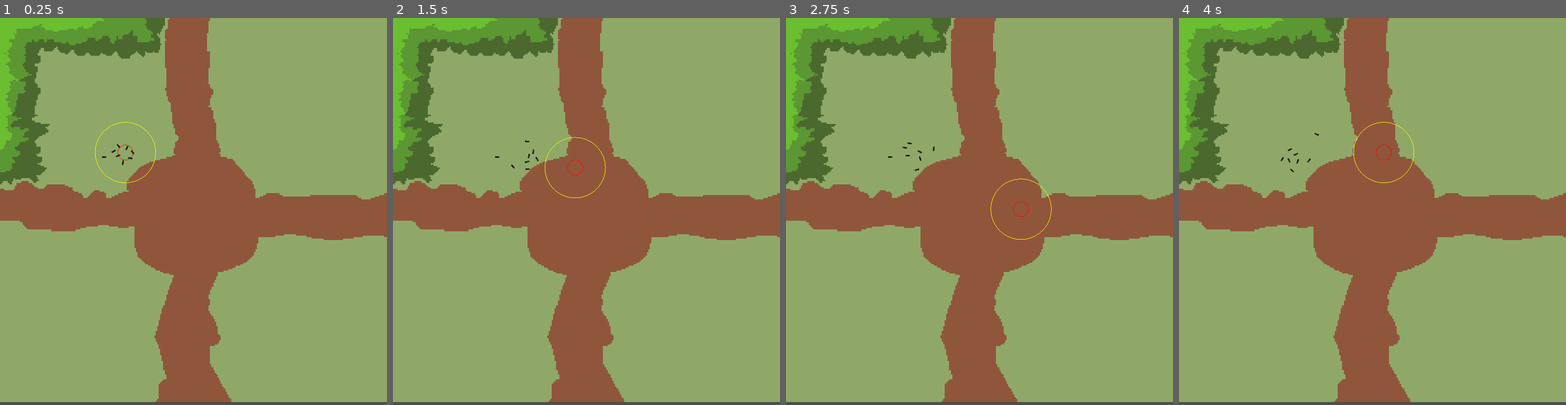
Above: before the commit, frames 1-4 (left to right).
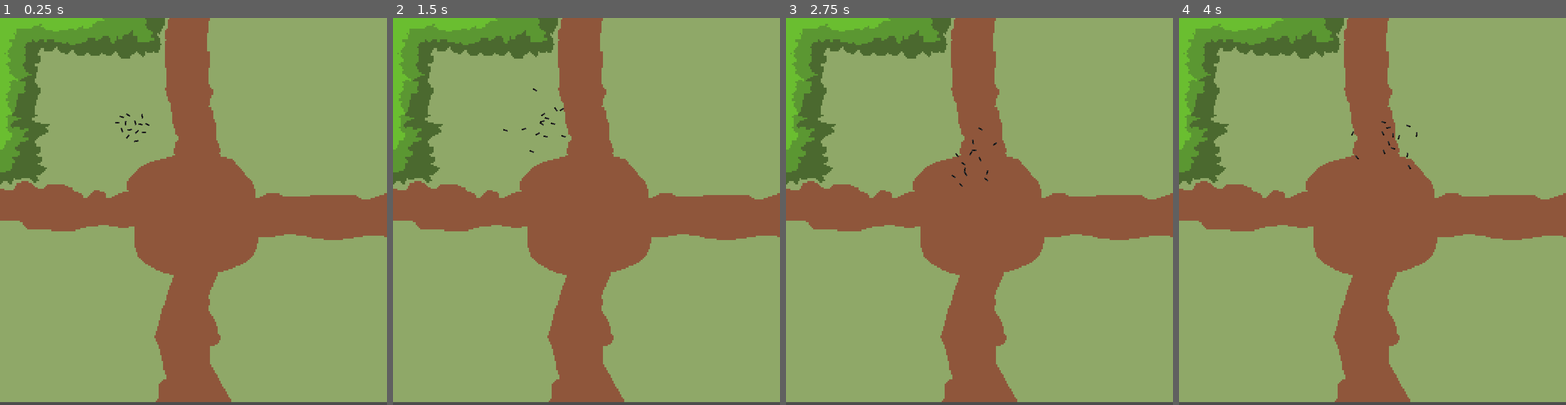
Above: after the commit, the same moments.

Repository: filvan1/LD56
Game: Godot game, scene res://scenes/main.tscn
Same seed, same stepped clock (60 frames per second), same inputs: the game is played once before the commit and once after it.
Inputs:
- Up to frame 1 (0.25 s): no input
- Up to frame 2 (1.5 s): hold D (move_right) 0.53-1.28 s; hold S (move_down) from 1.28 s (still down)
- Up to frame 3 (2.75 s): release S (move_down) at 2.03 s; hold D (move_right) from 2.03 s (still down)
- Up to frame 4 (4 s): release D (move_right) at 2.78 s; hold W (move_up) 2.78-3.53 s; hold A (move_left) from 3.53 s (still down)

The runs differ from the first frame. In frame 1, 0.2% of the frame differs, in the area x 24-41%, y 24-43%; in frame 2, 0.2%; in frame 3, 0.2%, in the area x 26-69%, y 28-58%; in frame 4, 0.2%.

Commit message:
ants in my pants

Diff:
--- a/scenes/ant.tscn
+++ b/scenes/ant.tscn
@@ -42,7 +42,6 @@
 
 [node name="Ant" type="CharacterBody2D"]
 collision_layer = 2
-collision_mask = 3
 motion_mode = 1
 script = ExtResource("1_j8bc2")
 
@@ -50,7 +49,7 @@
 rotation = 1.5708
 sprite_frames = SubResource("SpriteFrames_atsc6")
 animation = &"idle"
-frame_progress = 0.422741
+frame_progress = 0.384856
 
 [node name="CollisionShape2D" type="CollisionShape2D" parent="."]
 shape = SubResource("CircleShape2D_byf4t")
--- a/scenes/main.tscn
+++ b/scenes/main.tscn
@@ -1,6 +1,5 @@
-[gd_scene load_steps=4 format=3 uid="uid://drfdj5sutodh0"]
+[gd_scene load_steps=3 format=3 uid="uid://drfdj5sutodh0"]
 
-[ext_resource type="PackedScene" uid="uid://bwvu5v5kgsed0" path="res://scenes/ant.tscn" id="1_fkxko"]
 [ext_resource type="PackedScene" uid="uid://dkmo0stllcs2n" path="res://scenes/room.tscn" id="1_sxbc5"]
 [ext_resource type="PackedScene" uid="uid://delg17ewn0h2t" path="res://scenes/player.tscn" id="4_ul626"]
 
@@ -8,8 +7,5 @@
 
 [node name="Room" parent="." instance=ExtResource("1_sxbc5")]
 
-[node name="s" parent="." instance=ExtResource("4_ul626")]
-position = Vector2(83, 89)
-
-[node name="Ant" parent="." instance=ExtResource("1_fkxko")]
-position = Vector2(69, 92)
+[node name="Player" parent="." instance=ExtResource("4_ul626")]
+position = Vector2(86, 71)
--- a/scenes/player.tscn
+++ b/scenes/player.tscn
@@ -21,11 +21,13 @@
 [node name="Ants" type="Node2D" parent="."]
 process_physics_priority = 10
 script = ExtResource("2_2uxy4")
-avoidance = 20.0
-alignment = 10.0
-cohesion = 10.0
+avoidance = 50.0
+alignment = -2.0
+cohesion = 5.0
+tracking = 5.0
+random = 5.0
 avoidance_range = 5.0
-visual_range = 20.0
+visual_range = 10.0
 
 [node name="Ant" parent="Ants" instance=ExtResource("2_rl1ch")]
 position = Vector2(-7, 3)
@@ -47,3 +49,24 @@
 
 [node name="Ant7" parent="Ants" instance=ExtResource("2_rl1ch")]
 position = Vector2(7, 0)
+
+[node name="Ant8" parent="Ants" instance=ExtResource("2_rl1ch")]
+position = Vector2(0, 3)
+
+[node name="Ant9" parent="Ants" instance=ExtResource("2_rl1ch")]
+position = Vector2(5, 9)
+
+[node name="Ant10" parent="Ants" instance=ExtResource("2_rl1ch")]
+position = Vector2(-3, -1)
+
+[node name="Ant11" parent="Ants" instance=ExtResource("2_rl1ch")]
+position = Vector2(1, -6)
+
+[node name="Ant12" parent="Ants" instance=ExtResource("2_rl1ch")]
+position = Vector2(9, -5)
+
+[node name="Ant13" parent="Ants" instance=ExtResource("2_rl1ch")]
+position = Vector2(12, 5)
+
+[node name="Ant14" parent="Ants" instance=ExtResource("2_rl1ch")]
+position = Vector2(14, 0)
--- a/scripts/ant.gd
+++ b/scripts/ant.gd
@@ -3,10 +3,8 @@
 
 @onready var sprite = $AnimatedSprite2D
 
-@export var min_speed: float = 10.0
-@export var max_speed: float = 80.0
-
 var new_velocity: Vector2 = Vector2.ZERO
+var max_speed: float = 40.0
 
 # Called when the node enters the scene tree for the first time.
 func _ready() -> void:
@@ -18,10 +16,9 @@
 
 func _physics_process(delta: float) -> void:
 	var speed = new_velocity.length()
+	velocity = new_velocity
 	if speed > max_speed:
 		velocity = new_velocity / speed * max_speed
-	elif speed < min_speed and speed > 0.1:
-		velocity = new_velocity / speed * min_speed
 
 	move_and_slide()
 
--- a/scripts/player.gd
+++ b/scripts/player.gd
@@ -1,4 +1,6 @@
-extends CharacterBody2D
+extends Node2D
+
+var max_speed: float = 35.0
 
 # Called when the node enters the scene tree for the first time.
 func _ready() -> void:
@@ -9,15 +11,13 @@
 
 # Called every frame. 'delta' is the elapsed time since the previous frame.
 func _process(delta: float) -> void:
-	get_parent().get_node("Ants").tracking_target = position
+	$Ants.tracking_target = $Control.position
 
 func _physics_process(delta: float) -> void:
-	velocity = Vector2.ZERO
-	velocity = Input.get_vector("move_left", "move_right", "move_up", "move_down")
+	$Control.velocity = Vector2.ZERO
+	$Control.velocity = Input.get_vector("move_left", "move_right", "move_up", "move_down")
 
-	if velocity.length_squared() > 0.0001:
-		velocity = velocity / velocity.length() * 50.0
+	if $Control.velocity.length_squared() > 0.0001:
+		$Control.velocity = $Control.velocity / $Control.velocity.length() * max_speed
 
-	move_and_slide()
-
-	var effective_velocity = get_real_velocity()
+	$Control.move_and_slide()
--- a/scripts/swarm.gd
+++ b/scripts/swarm.gd
@@ -4,9 +4,13 @@
 @export var avoidance: float = 1.0
 @export var alignment: float = 1.0
 @export var cohesion: float = 1.0
+@export var tracking: float = 1.0
+@export var random: float = 1.0
 
 @export var avoidance_range: float = 10.0
 @export var visual_range: float = 50.0
+
+@export var show_ranges: bool = false
 
 var tracking_target: Vector2 = Vector2.ZERO
 
@@ -15,11 +19,13 @@
 	pass # Replace with function body.
 
 func _draw():
-	draw_circle(tracking_target, avoidance_range, Color.RED, false)
-	draw_circle(tracking_target, visual_range, Color.YELLOW, false)
+	if show_ranges:
+		draw_circle(tracking_target, avoidance_range, Color.RED, false)
+		draw_circle(tracking_target, visual_range, Color.YELLOW, false)
 
 func _process(delta: float):
-	queue_redraw()
+	if show_ranges:
+		queue_redraw()
 
 # Called every frame. 'delta' is the elapsed time since the previous frame.
 func _physics_process(delta: float) -> void:
@@ -29,7 +35,8 @@
 			var alignment_vector = Vector2.ZERO
 			var cohesion_vector = Vector2.ZERO
 
-			var visible_neighbors = 0
+			var total_alignment_weight = 0
+			var total_cohesion_weight = 0
 
 			for b: Ant in get_children():
 				if a == b:
@@ -41,10 +48,18 @@
 					avoidance_vector -= v
 
 				if v.length() < visual_range:
-					visible_neighbors += 1
+					total_alignment_weight += 1
+					total_cohesion_weight += 1
 					alignment_vector += b.velocity
 					cohesion_vector += b.position
 
-			alignment_vector = alignment_vector / visible_neighbors - a.position
-			cohesion_vector = cohesion_vector / visible_neighbors - a.position
-			a.new_velocity = a.velocity + (avoidance_vector * avoidance + alignment_vector * alignment + cohesion_vector * cohesion) * delta
+			if total_alignment_weight > 0:
+				alignment_vector = alignment_vector / total_alignment_weight - a.velocity
+			if total_cohesion_weight > 0:
+				cohesion_vector = cohesion_vector / total_cohesion_weight - a.position
+
+			var tracking_vector = tracking_target - a.position
+
+			var random_vector = Vector2.from_angle(randf_range(0, 2*PI))
+
+			a.new_velocity = a.velocity + (avoidance_vector * avoidance + alignment_vector * alignment + cohesion_vector * cohesion + tracking_vector * tracking + random_vector * random) * delta
Not shown: 1 places in scenes/player.tscn that only renumber resources
